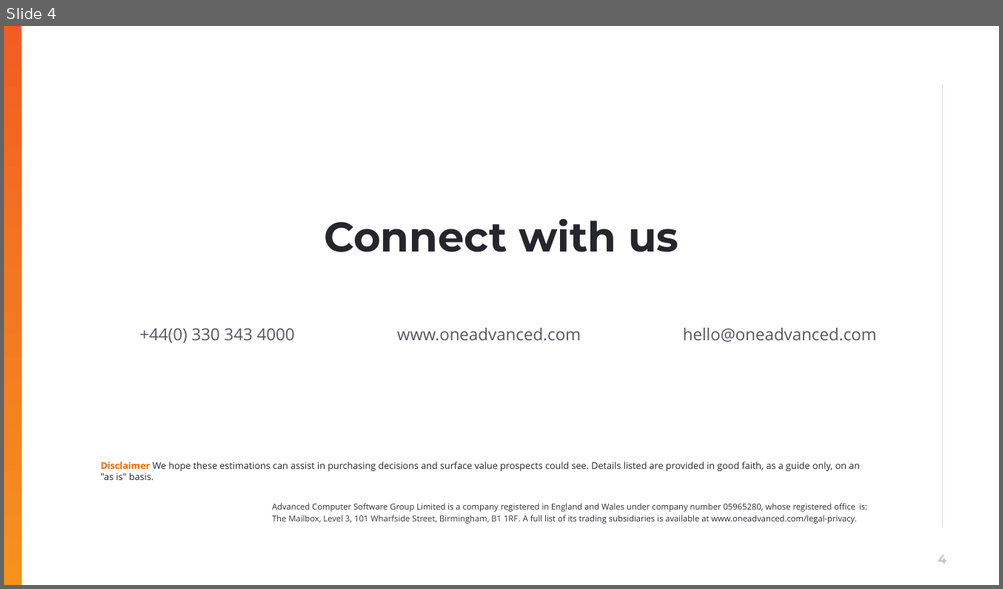
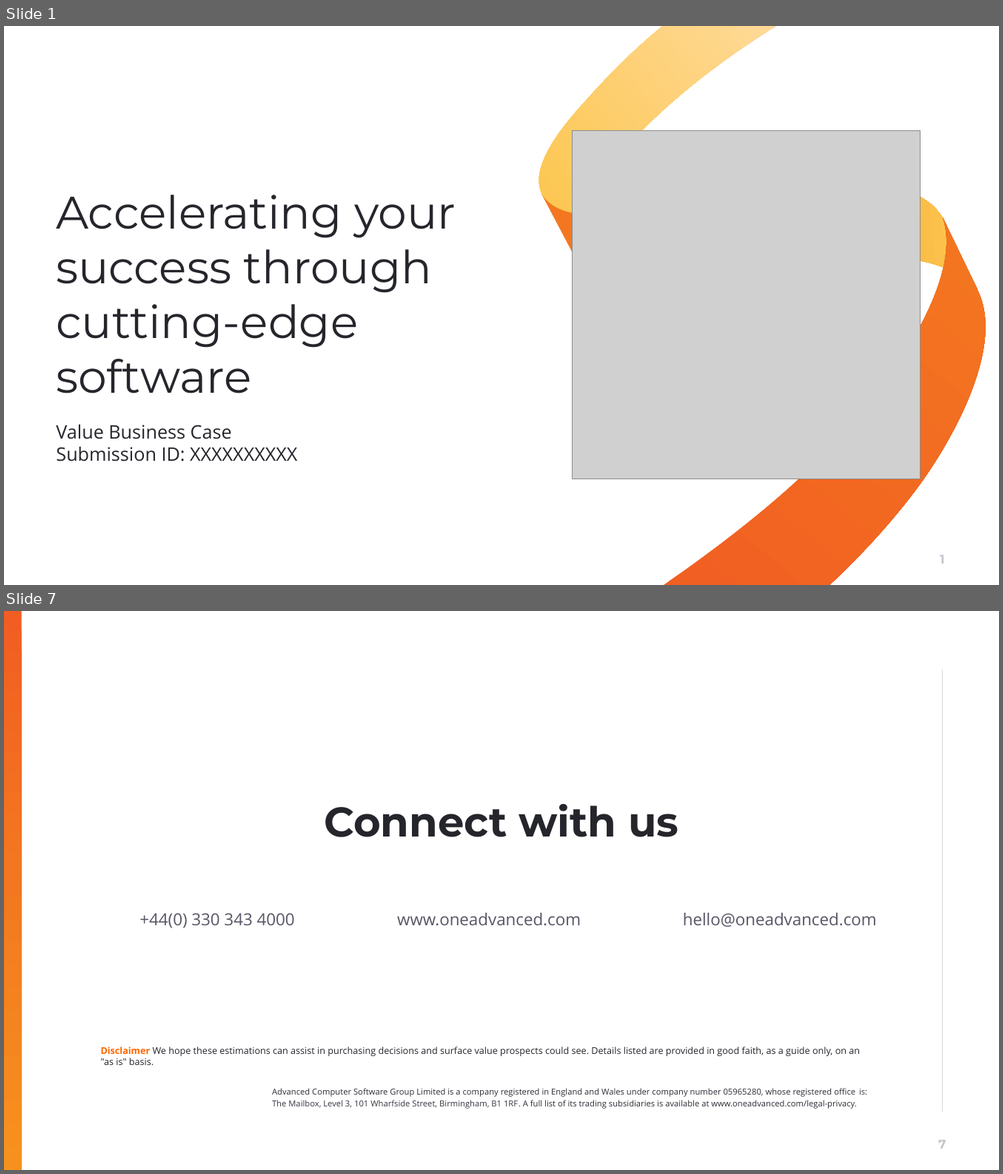
Before and after one commit to muratozdemirpiblo/ppt-api, a slide deck: client.pptx. Shown one above the other, each under a label of ours: slide 4 before the commit, slides 1 and 7 after it; the slides between them are not shown. The pictures are 1003x589 and 1003x1174 pixels, drawn with LibreOffice and Linux fonts; fonts in the diff are those of the drawing; grey boxes stand for pictures; background and template pictures are left out. Boxes give left, top, right and bottom in pixels: in the first picture for what was removed or moved away, otherwise in the second. Text is boxed around its words. In the diff, an @@ line names an element or a change of style, - is before the commit and + after.

```diff
--- a/client.pptx
+++ b/client.pptx
@@ slide 1 added at bbox=[4, 26, 999, 585], background #FFFFFF @@
@@ freeform shape added at bbox=[524, 26, 793, 219], fill gradient #FCC54C to #FFDB9B @@
@@ picture added at bbox=[572, 131, 919, 480] @@
@@ freeform shape added at bbox=[541, 153, 953, 312], fill gradient #F37720 to #FCC54C @@
@@ text added at bbox=[56, 195, 455, 394], 44 pt, text #25252C @@
+Accelerating your success through cutting-edge software
@@ freeform shape added at bbox=[629, 215, 999, 585], fill gradient #F15D22 to #F37720 @@
@@ text added at bbox=[56, 425, 297, 462], 18 pt, text #25252C @@
+Value Business Case
+Submission ID: XXXXXXXXXX
@@ page number added at bbox=[939, 555, 945, 564], 12 pt, text #C5C5CE, bold @@
+1
@@ what was slide 4 is now slide 7 @@
@@ page number at bbox=[938, 1140, 945, 1149]: text changed @@
-4
+7
```
Also in this commit, not shown: 1 slide changed, 4 other slides added, 2 slides removed, 2 other files.
